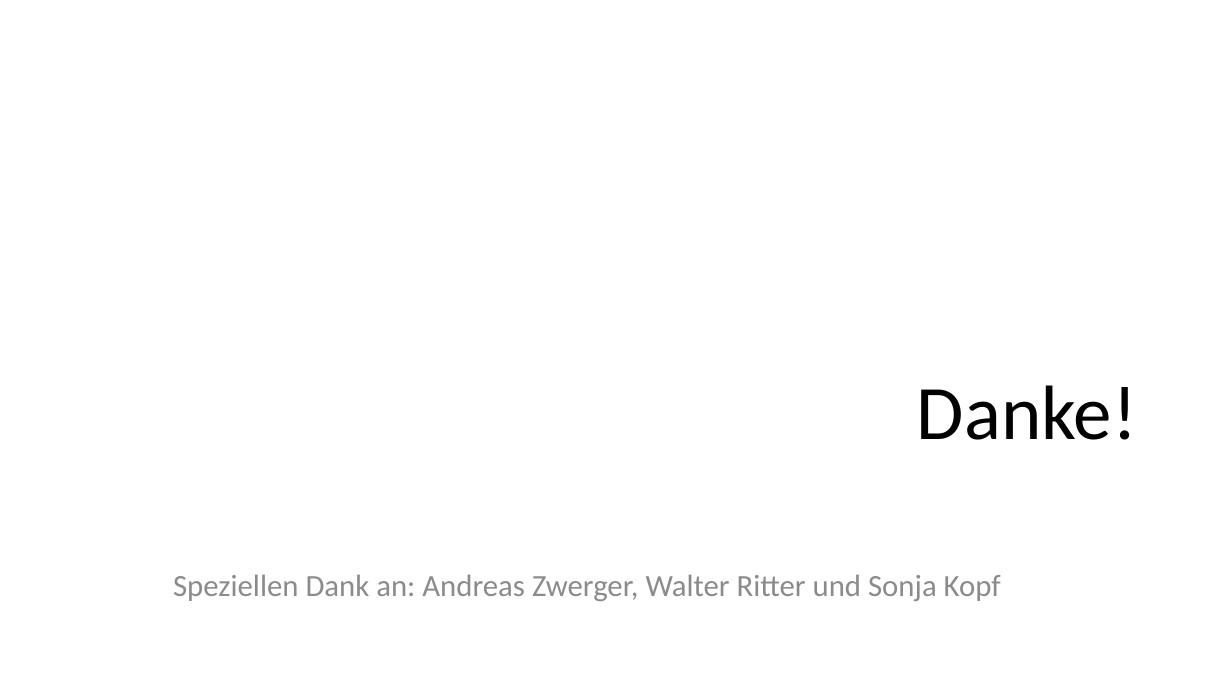
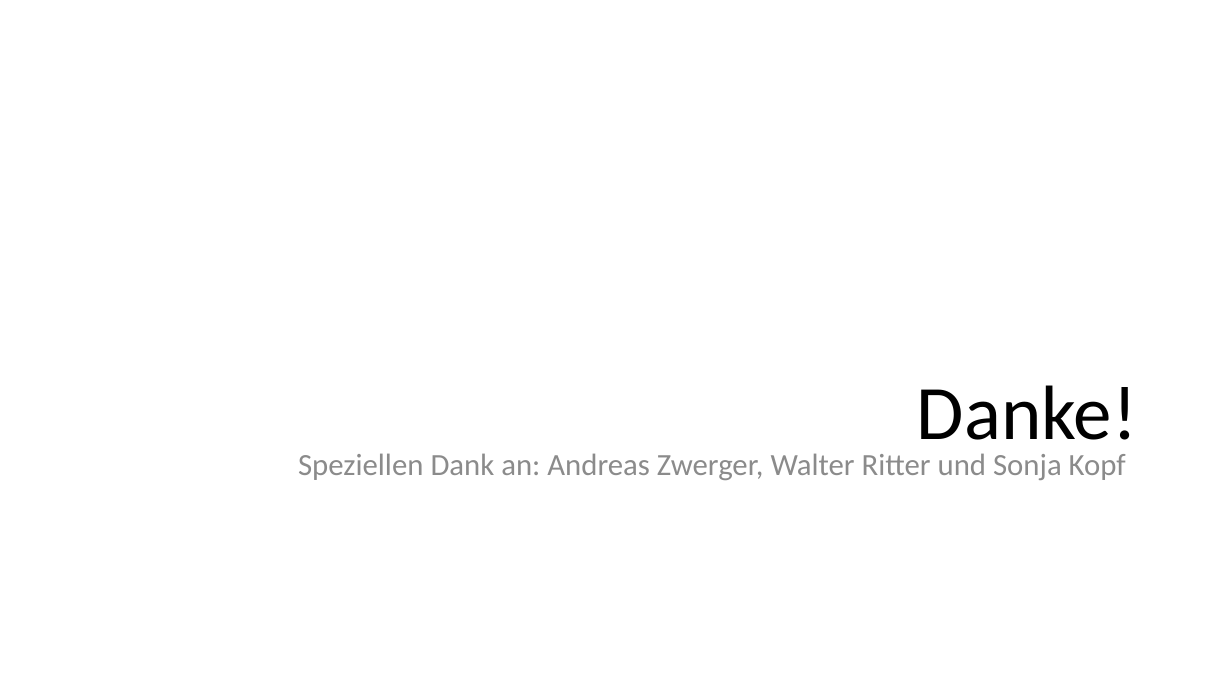
Before and after one commit to advocd/MasterThesis, a slide deck: slide 19 of Abgaben/Präsentation Masterarbeit/Präsentation Muench.pptx (slide 10 before the commit). Drawn at 1232x693 pixels with LibreOffice and Linux fonts; fonts in the diff are those of the drawing. Boxes give left, top, right and bottom in pixels: in the first picture for what was removed or moved away, otherwise in the second. Text is boxed around its words. In the diff, an @@ line names an element or a change of style, - is before the commit and + after.

```diff
--- a/Abgaben/Präsentation Masterarbeit/Präsentation Muench.pptx
+++ b/Abgaben/Präsentation Masterarbeit/Präsentation Muench.pptx
@@ text "Speziellen Dank an: Andreas Zwerger, ...": place and size @@
-text "Speziellen Dank an: Andreas Zwerger, ..." at (173,574,1001,601)
+text "Speziellen Dank an: Andreas Zwerger, ..." at (298,453,1126,480)
```
Also in this commit, not shown: 4 other slides changed, 12 slides added, 3 slides removed, 1 other file.
